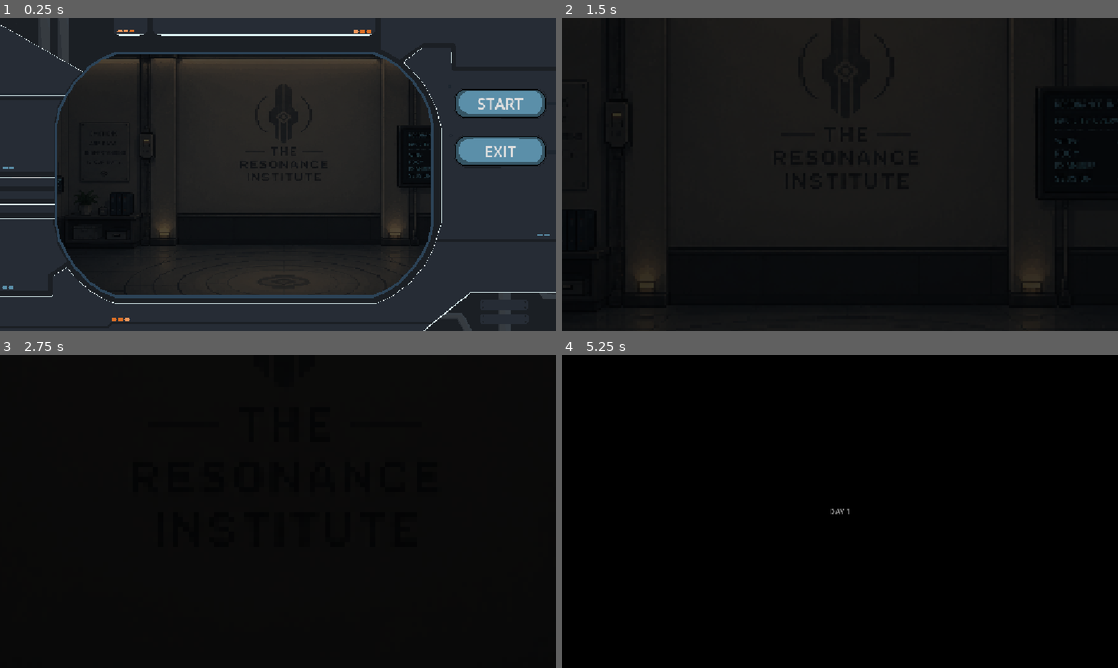
Above: before the commit, frames 1-4 (two rows, left to right).
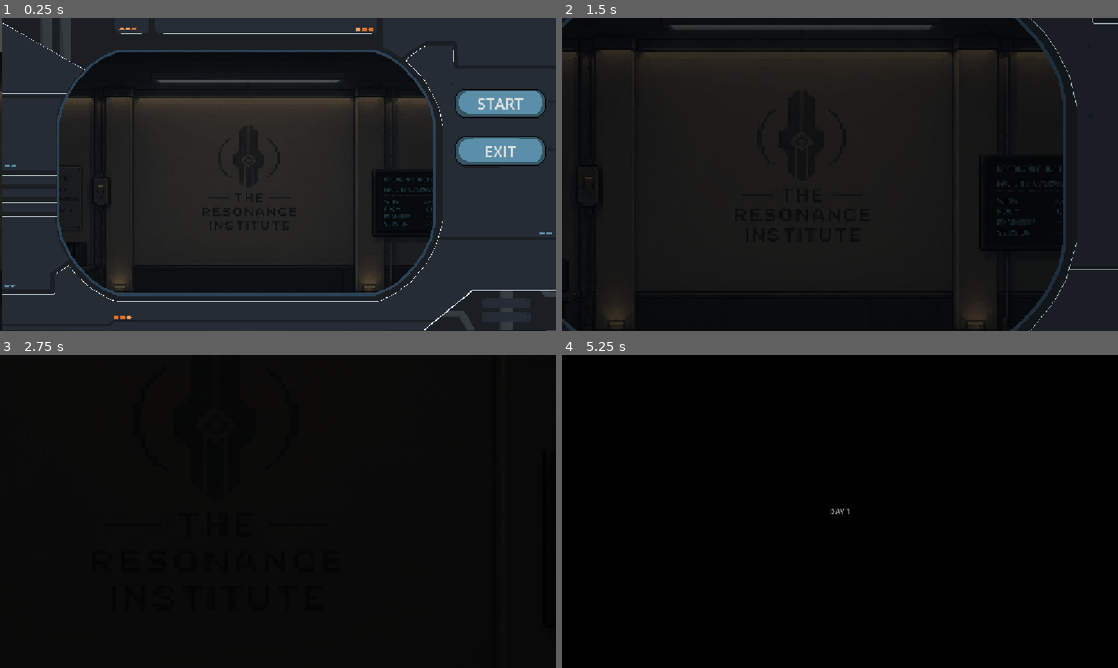
Above: after the commit, the same moments.

Repository: AzkaLufthansa/coral-memory
Game: Godot game, scene res://Scenes/Menu/main_menu.tscn
Same seed, same stepped clock (60 frames per second), same inputs: the game is played once before the commit and once after it.
Inputs (mouse positions are in pixels of both pictures, inside the frame that each line leads up to):
- Up to frame 1 (0.25 s): no input
- Up to frame 2 (1.5 s): click "START" at 0.5 s; move the mouse to (962, 158) at 1.27 s; click (962, 158) at 1.42 s
- Up to frame 3 (2.75 s): move the mouse to (166, 527) at 2.02 s; click (166, 527) at 2.17 s
- Up to frame 4 (5.25 s): tap Enter at 2.75 s; move the mouse to (895, 442) at 2.77 s; click (895, 442) at 2.92 s; tap Space at 3.5 s; move the mouse to (812, 574) at 3.52 s; click (812, 574) at 3.67 s; click (662, 589) at 4.25 s; click (979, 602) at 5 s

The runs differ from the first frame. In frame 1, 17% of the frame differs, in the area x 0-100%, y 0-100%; in frame 2, 6.3%; in frame 3, less than 0.1%; in frame 4, nothing differs.

Commit message:
feat: centered background + tidying monitor label
Centered Main Menu Background
Merapikan Text di monitor
dan Mendisable animasi monitor

Diff:
--- a/Scenes/Menu/main_menu.tscn
+++ b/Scenes/Menu/main_menu.tscn
@@ -1,7 +1,7 @@
 [gd_scene format=3 uid="uid://6ca6npc3mk41"]
 
 [ext_resource type="Script" uid="uid://c3n1vx54gf03u" path="res://Scripts/Menu/main_menu.gd" id="1_pn3xf"]
-[ext_resource type="Texture2D" uid="uid://ce0rn16a2g1xi" path="res://Assets/RealAssets/Background.png" id="2_w1xia"]
+[ext_resource type="Texture2D" uid="uid://da5pdn361lsiv" path="res://Assets/RealAssets/bg_cropped.png" id="2_17gaq"]
 [ext_resource type="Texture2D" uid="uid://my1mq8l3cfwa" path="res://Assets/RealAssets/MainMenu/Main Menu Foreground.png" id="3_nbh3q"]
 [ext_resource type="StyleBox" uid="uid://ipe4o1b1b1ic" path="res://Button_Effect/menu_normal.tres" id="4_4qbh4"]
 [ext_resource type="StyleBox" uid="uid://bajdaf5lgfdj8" path="res://Button_Effect/menu_clicked.tres" id="5_3ko7u"]
@@ -14,13 +14,16 @@
 
 [node name="Background" type="Sprite2D" parent="." unique_id=686475345]
 modulate = Color(0.31061712, 0.31061712, 0.3106171, 1)
-position = Vector2(586.5, 319.50003)
-scale = Vector2(0.7428385, 0.6298829)
-texture = ExtResource("2_w1xia")
+position = Vector2(557, 385.00003)
+scale = Vector2(0.8034602, 0.6805208)
+texture = ExtResource("2_17gaq")
+region_rect = Rect2(0.255, 0, 0, 0)
 
 [node name="Frontground" type="TextureRect" parent="." unique_id=380183767]
-offset_right = 1153.0
-offset_bottom = 649.0
+offset_left = 4.0
+offset_top = -4.0
+offset_right = 1157.0
+offset_bottom = 645.0
 texture = ExtResource("3_nbh3q")
 
 [node name="Button" type="Control" parent="." unique_id=1486649792]
--- a/Scripts/Menu/main_menu.gd
+++ b/Scripts/Menu/main_menu.gd
@@ -13,22 +13,39 @@
 func _on_start_pressed() -> void:
 	$SFX_Click.play()
 
-	# 1. Sembunyikan elemen depan (Frontground) dan Tombol agar transisi bersih
-	frontground.visible = false
+	# 1. Pastikan Frontground terlihat dan sembunyikan Tombol
+	frontground.visible = true
 	button_container.visible = false
 
-	# 2. Atur pivot (titik tumpu) background ke tengah
+	# 2. Atur pivot (titik tumpu) background DAN frontground ke tengah
 	if "pivot_offset" in background and "size" in background:
 		background.pivot_offset = background.size / 2.0
 
-	# --- PERUBAHAN DI SINI ---
+	if "pivot_offset" in frontground and "size" in frontground:
+		frontground.pivot_offset = frontground.size / 2.0
+
 	# Ubah angka 3.0 di bawah ini untuk mengatur seberapa lambat transisinya
-	# Semakin besar angkanya, semakin lambat zoom-nya.
 	var zoom_duration: float = 3.0
 
-	# 3. Buat animasi Zoom In untuk Latar Belakang
+	# --- PERBAIKAN DI SINI (SOLUSI SKALA RELATIF) ---
+	# Kita tentukan berapa kali lipat mereka membesar (misal: 3x lipat)
+	var zoom_factor: float = 3.0
+
+	# Hitung target skala akhir berdasarkan skala mereka saat ini
+	var bg_target_scale = background.scale * zoom_factor
+	var fg_target_scale = frontground.scale * zoom_factor
+
+	# 3. Buat animasi Zoom In untuk Latar Belakang dan Depan
 	var tween := create_tween()
-	tween.tween_property(background, "scale", Vector2(3.0, 3.0), zoom_duration)\
+
+	# Gunakan target yang sudah dihitung agar pertumbuhannya proporsional (kecepatan sama)
+	# Zoom untuk background
+	tween.tween_property(background, "scale", bg_target_scale, zoom_duration)\
+		.set_trans(Tween.TRANS_SINE)\
+		.set_ease(Tween.EASE_IN_OUT)
+
+	# Menggunakan parallel() agar zoom frontground berjalan bersamaan dengan background
+	tween.parallel().tween_property(frontground, "scale", fg_target_scale, zoom_duration)\
 		.set_trans(Tween.TRANS_SINE)\
 		.set_ease(Tween.EASE_IN_OUT)
 
--- a/UI/patient_file.gd
+++ b/UI/patient_file.gd
@@ -30,7 +30,7 @@
 @onready var right_arrow: Button = %ScheduleContent/RightArrowButton
 
 # --- ANIMATION PLAYER ---
-@onready var anim_player: AnimationPlayer = $AnimationPlayer
+#@onready var anim_player: AnimationPlayer = $AnimationPlayer
 
 # --- KELOMPOK ELEMEN INFO PASIEN (Teks, Judul & Logo) ---
 @onready var patient_info_elements: Array[Control] = [
@@ -58,28 +58,22 @@
 
 
 func show_patient(patient: PatientData) -> void:
-	# 1. Isi data teks pasien terlebih dahulu
 	_populate_patient_data(patient)
 
-	# 2. Reset tampilan halaman jadwal
 	page1.show()
 	page2.hide()
 	right_arrow.show()
 
-	# 3. Sembunyikan semua teks, logo, judul & tombol SEBELUM animasi berjalan
 	_set_ui_content_visible(false)
 	schedule_content.hide()
-
-	# 4. Aktifkan root node
 	visible = true
 
-	# 5. Mainkan animasi & PAKSA mundur ke Frame 0 seketika itu juga
-	if anim_player and anim_player.has_animation("open_monitor"):
-		anim_player.play("open_monitor")
-		anim_player.seek(0, true) # <--- KUNCI PERBAIKAN: Mencegah tampilan berkedip/langsung muncul utuh
-		await anim_player.animation_finished
+	# 5. kode animasi cuy
+	#if anim_player and anim_player.has_animation("open_monitor"):
+		#anim_player.play("open_monitor")
+		#anim_player.seek(0, true) # <--- KUNCI PERBAIKAN: Mencegah tampilan berkedip/langsung muncul utuh
+		#await anim_player.animation_finished
 
-	# 6. Tampilkan teks, logo & judul SETELAH animasi selesai
 	_show_patient_tab()
 
 
@@ -105,10 +99,11 @@
 	_set_ui_content_visible(false)
 	schedule_content.hide()
 
-	if anim_player and anim_player.has_animation("close_monitor"):
-		anim_player.play("close_monitor")
-		anim_player.seek(0, true)
-		await anim_player.animation_finished
+#	Kode Animasi coy
+	#if anim_player and anim_player.has_animation("close_monitor"):
+		#anim_player.play("close_monitor")
+		#anim_player.seek(0, true)
+		#await anim_player.animation_finished
 
 	visible = false
 	file_closed.emit()
--- a/UI/patient_file.tscn
+++ b/UI/patient_file.tscn
@@ -8,6 +8,7 @@
 [ext_resource type="Texture2D" uid="uid://bm8pssr3quxlp" path="res://Assets/UI/button.png" id="3_bq4h4"]
 [ext_resource type="Texture2D" uid="uid://by650q0g13p3l" path="res://Assets/NPC/Kribo/sad.png" id="3_il2yw"]
 [ext_resource type="StyleBox" uid="uid://b0l5doruddxuo" path="res://Button_Effect/hover.tres" id="4_kvcxo"]
+[ext_resource type="FontFile" uid="uid://csmbxujwlcspk" path="res://Assets/Fonts/Fusion Pixel 10px Monospaced/fusion-pixel-10px-monospaced-ja.otf" id="4_oovme"]
 [ext_resource type="StyleBox" uid="uid://bcgsfsibr84mj" path="res://Button_Effect/hover_pressed.tres" id="5_il2yw"]
 [ext_resource type="AudioStream" uid="uid://d1kl38618vy5x" path="res://Assets/SFX/Click-1.mp3" id="6_0uu54"]
 [ext_resource type="Texture2D" uid="uid://dx56ct5ayqsra" path="res://Assets/RealAssets/MonitorUI/Monitor/Tab - Schedule 1.png" id="9_hgnhh"]
@@ -91,6 +92,7 @@
 script = ExtResource("1_file")
 
 [node name="Monitor2" type="Sprite2D" parent="." unique_id=1172839247]
+visible = false
 position = Vector2(427, 271)
 texture = ExtResource("2_hgnhh")
 hframes = 4
@@ -108,11 +110,14 @@
 
 [node name="Title" type="Label" parent="PatientOverlay" unique_id=525640017]
 layout_mode = 0
-offset_left = 47.0
-offset_top = 42.0
-offset_right = 527.0
-offset_bottom = 65.0
+offset_left = 48.0
+offset_top = 36.0
+offset_right = 528.0
+offset_bottom = 70.0
+theme_override_fonts/font = ExtResource("4_oovme")
+theme_override_font_sizes/font_size = 24
 text = "PATIENT EXAMINATION MANAGEMENT"
+vertical_alignment = 1
 
 [node name="Logo" type="TextureRect" parent="PatientOverlay" unique_id=1701558755]
 custom_minimum_size = Vector2(149.455, 150)
@@ -128,73 +133,83 @@
 unique_name_in_owner = true
 layout_mode = 0
 offset_left = 320.0
-offset_top = 160.0
+offset_top = 157.0
 offset_right = 503.0
-offset_bottom = 183.0
+offset_bottom = 180.0
+theme_override_fonts/font = ExtResource("4_oovme")
 
 [node name="UsiaLabel" type="Label" parent="PatientOverlay" unique_id=838819508]
 unique_name_in_owner = true
 layout_mode = 0
-offset_left = 322.0
-offset_top = 193.0
-offset_right = 541.0
-offset_bottom = 216.0
+offset_left = 320.0
+offset_top = 194.0
+offset_right = 539.0
+offset_bottom = 217.0
+theme_override_fonts/font = ExtResource("4_oovme")
 
 [node name="PekerjaanLabel" type="Label" parent="PatientOverlay" unique_id=1171370219]
 unique_name_in_owner = true
 layout_mode = 0
-offset_left = 321.0
-offset_top = 227.0
-offset_right = 474.0
-offset_bottom = 250.0
+offset_left = 320.0
+offset_top = 230.0
+offset_right = 473.0
+offset_bottom = 253.0
+theme_override_fonts/font = ExtResource("4_oovme")
 
 [node name="RujukanLabel" type="Label" parent="PatientOverlay" unique_id=1891606527]
 unique_name_in_owner = true
 layout_mode = 0
-offset_left = 325.0
-offset_top = 266.0
-offset_right = 538.0
-offset_bottom = 289.0
+offset_left = 319.0
+offset_top = 270.0
+offset_right = 532.0
+offset_bottom = 293.0
+theme_override_fonts/font = ExtResource("4_oovme")
 
 [node name="VisitsLabel" type="Label" parent="PatientOverlay" unique_id=599097772]
 unique_name_in_owner = true
 layout_mode = 0
-offset_left = 324.0
-offset_top = 305.0
-offset_right = 423.0
-offset_bottom = 328.0
+offset_left = 320.0
+offset_top = 309.0
+offset_right = 419.0
+offset_bottom = 332.0
+theme_override_fonts/font = ExtResource("4_oovme")
 
 [node name="DayLabel" type="Label" parent="PatientOverlay" unique_id=1792604302]
 unique_name_in_owner = true
 layout_mode = 0
-offset_left = 72.0
-offset_top = 394.0
-offset_right = 123.0
-offset_bottom = 417.0
+offset_left = 63.0
+offset_top = 397.0
+offset_right = 114.0
+offset_bottom = 420.0
+theme_override_fonts/font = ExtResource("4_oovme")
 
 [node name="SessionLabel" type="Label" parent="PatientOverlay" unique_id=400180062]
 unique_name_in_owner = true
 layout_mode = 0
-offset_left = 68.0
+offset_left = 63.0
 offset_top = 426.0
-offset_right = 126.0
+offset_right = 121.0
 offset_bottom = 449.0
+theme_override_fonts/font = ExtResource("4_oovme")
 
 [node name="RemainingLabel" type="Label" parent="PatientOverlay" unique_id=671590851]
 unique_name_in_owner = true
 layout_mode = 0
-offset_left = 65.0
-offset_top = 457.0
-offset_right = 131.0
-offset_bottom = 480.0
+offset_left = 62.0
+offset_top = 458.0
+offset_right = 128.0
+offset_bottom = 481.0
+theme_override_fonts/font = ExtResource("4_oovme")
 
 [node name="NotesLabel" type="Label" parent="PatientOverlay" unique_id=508213817]
 unique_name_in_owner = true
+visible = false
 layout_mode = 0
 offset_left = 19.0
 offset_top = 471.0
 offset_right = 435.0
 offset_bottom = 494.0
+theme_override_fonts/font = ExtResource("4_oovme")
 
 [node name="ScheduleContent" type="Control" parent="." unique_id=352151946]
 unique_name_in_owner = true
@@ -230,6 +245,7 @@
 offset_top = 139.0
 offset_right = 302.0
 offset_bottom = 162.0
+theme_override_fonts/font = ExtResource("4_oovme")
 text = "Day 1"
 
 [node name="HBoxContainer" type="Control" parent="ScheduleContent/Page1/Page1/VBoxDay1" unique_id=59354562]
@@ -306,6 +322,7 @@
 offset_top = 138.0
 offset_right = 444.0
 offset_bottom = 161.0
+theme_override_fonts/font = ExtResource("4_oovme")
 text = "Day 2"
 
 [node name="HBoxContainer" type="Control" parent="ScheduleContent/Page1/Page1/VBoxDay2" unique_id=1463030415]
@@ -382,6 +399,7 @@
 offset_top = 190.0
 offset_right = 304.0
 offset_bottom = 213.0
+theme_override_fonts/font = ExtResource("4_oovme")
 text = "Day 3"
 
 [node name="HBoxContainer" type="Control" parent="ScheduleContent/Page1/Page1/VBoxDay3" unique_id=50408676]
@@ -459,6 +477,7 @@
 offset_top = 188.0
 offset_right = 418.0
 offset_bottom = 211.0
+theme_override_fonts/font = ExtResource("4_oovme")
 text = "Day 4"
 
 [node name="HBoxContainer" type="Control" parent="ScheduleContent/Page1/Page1/VBoxDay4" unique_id=1367246117]
@@ -549,6 +568,7 @@
 offset_top = 139.0
 offset_right = 302.0
 offset_bottom = 162.0
+theme_override_fonts/font = ExtResource("4_oovme")
 text = "Day 5"
 
 [node name="HBoxContainer" type="Control" parent="ScheduleContent/Page2/Page2/VBoxDay5" unique_id=1957511930]
@@ -626,6 +646,7 @@
 offset_top = 138.0
 offset_right = 444.0
 offset_bottom = 161.0
+theme_override_fonts/font = ExtResource("4_oovme")
 text = "Day 6"
 
 [node name="HBoxContainer" type="Control" parent="ScheduleContent/Page2/Page2/VBoxDay6" unique_id=878936753]
@@ -704,6 +725,7 @@
 offset_top = 188.0
 offset_right = 283.0
 offset_bottom = 211.0
+theme_override_fonts/font = ExtResource("4_oovme")
 text = "Day 7"
 
 [node name="HBoxContainer" type="Control" parent="ScheduleContent/Page2/Page2/VBoxDay7" unique_id=2123448681]
@@ -799,10 +821,11 @@
 
 [node name="PatientButton" type="Button" parent="." unique_id=614596904]
 layout_mode = 0
-offset_left = 43.0
-offset_top = 84.0
-offset_right = 219.0
-offset_bottom = 107.0
+offset_left = 41.0
+offset_top = 85.0
+offset_right = 217.0
+offset_bottom = 108.0
+theme_override_fonts/font = ExtResource("4_oovme")
 theme_override_styles/normal = ExtResource("2_heg3a")
 theme_override_styles/pressed = ExtResource("3_0uu54")
 theme_override_styles/hover = ExtResource("4_kvcxo")
@@ -815,6 +838,7 @@
 offset_top = 84.0
 offset_right = 409.0
 offset_bottom = 107.0
+theme_override_fonts/font = ExtResource("4_oovme")
 theme_override_styles/normal = ExtResource("2_heg3a")
 theme_override_styles/pressed = ExtResource("3_0uu54")
 theme_override_styles/hover = ExtResource("4_kvcxo")
Binary file added: Assets/RealAssets/bg_cropped.png
Not shown, added: Assets/RealAssets/bg_cropped.png.import
